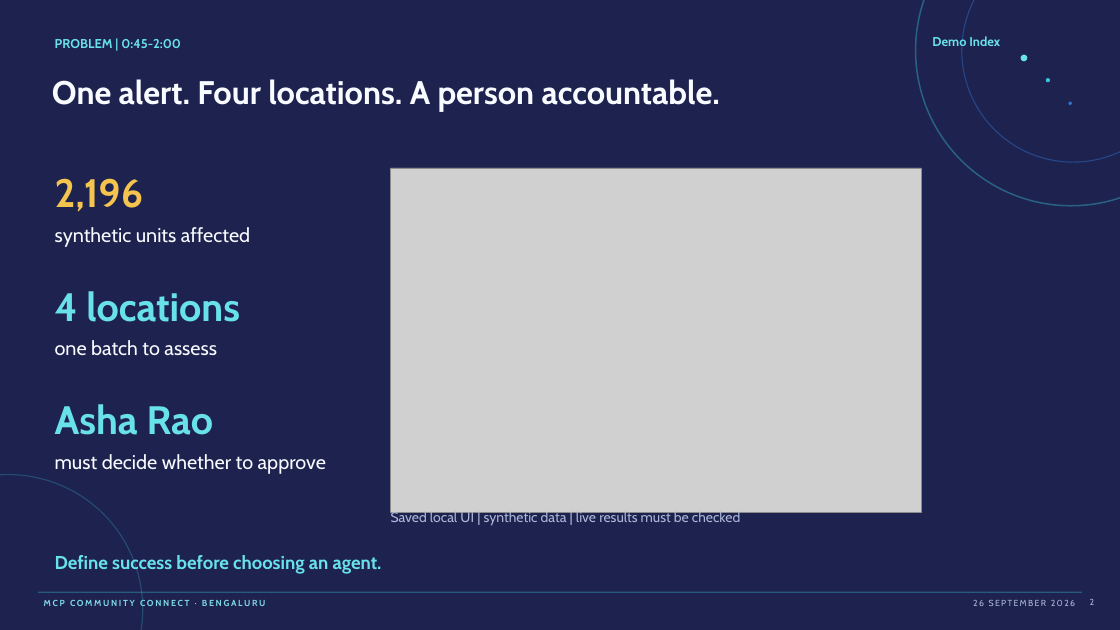
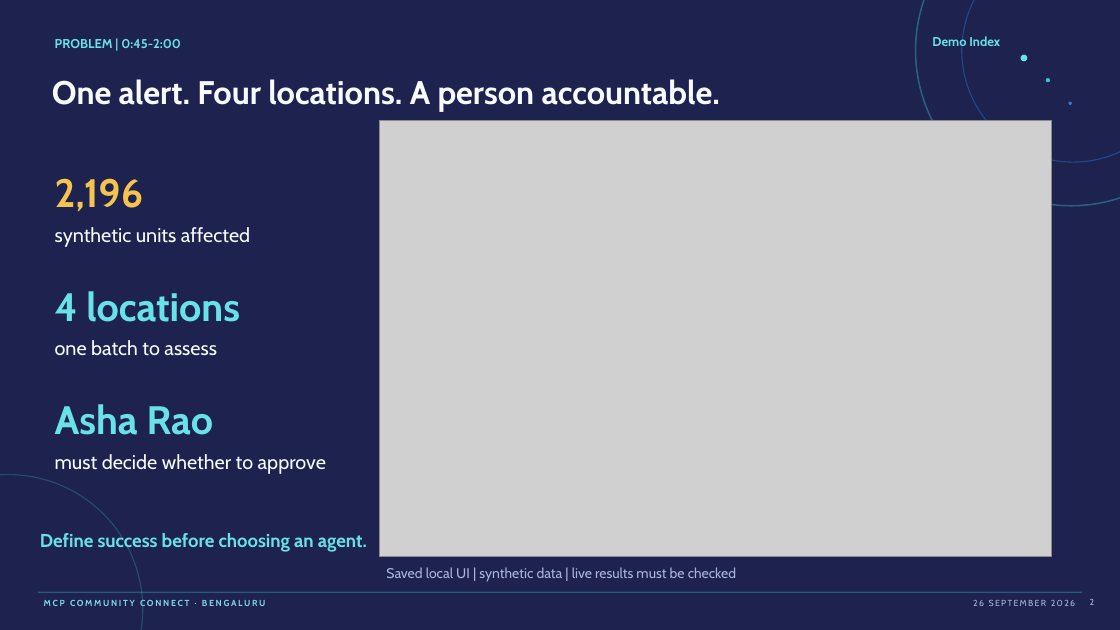
Before and after one commit to leestott/mcp-connect, a slide deck: slide 2 of caldova-recall-control/presentation/MCP_Community_Connect_Bengaluru_Final_Branded.pptx. Drawn at 1120x630 pixels with LibreOffice and Linux fonts; fonts in the diff are those of the drawing; grey boxes stand for pictures. Boxes give left, top, right and bottom in pixels: in the first picture for what was removed or moved away, otherwise in the second. Text is boxed around its words. In the diff, an @@ line names an element or a change of style, - is before the commit and + after.

```diff
--- a/caldova-recall-control/presentation/MCP_Community_Connect_Bengaluru_Final_Branded.pptx
+++ b/caldova-recall-control/presentation/MCP_Community_Connect_Bengaluru_Final_Branded.pptx
@@ picture: place and size @@
-picture at (391, 168, 921, 513)
+picture at (380, 120, 1052, 556)
@@ text "Define success before choosing an ...": place and size @@
-text "Define success before choosing an ..." at (55, 555, 382, 575)
+text "Define success before choosing an ..." at (40, 533, 367, 552)
@@ text "Saved local UI | synthetic ...": place and size @@
-text "Saved local UI | synthetic ..." at (391, 510, 740, 526)
+text "Saved local UI | synthetic ..." at (386, 567, 736, 582)
```
Also in this commit, not shown: 8 other slides changed.
